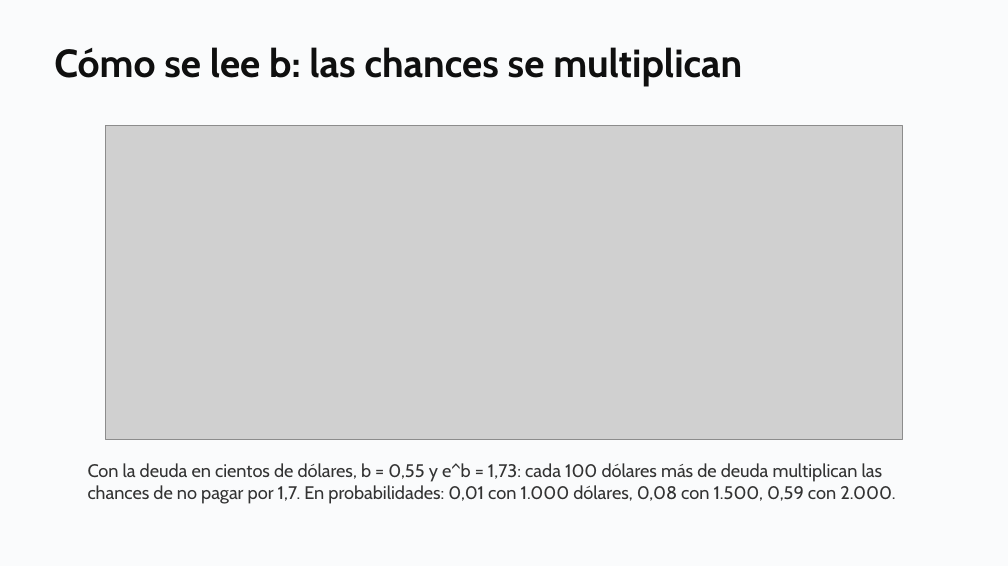
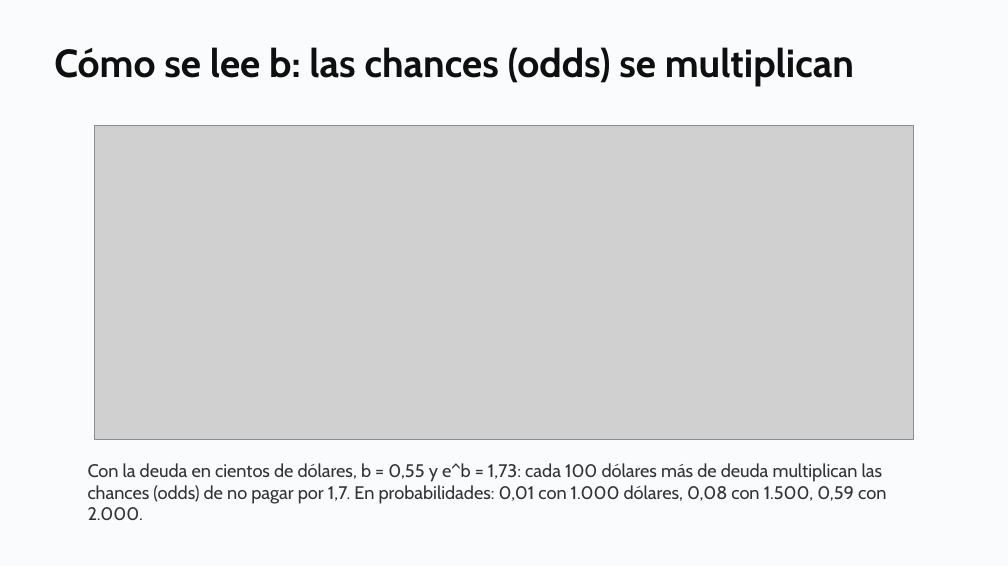
Before and after one commit to daniopitz/diplomado-cdd, a slide deck: slide 18 of presentaciones/clase06_regresion_logistica.pptx. Drawn at 1008x566 pixels with LibreOffice and Linux fonts; fonts in the diff are those of the drawing; grey boxes stand for pictures. Boxes give left, top, right and bottom in pixels: in the first picture for what was removed or moved away, otherwise in the second. Text is boxed around its words. In the diff, an @@ line names an element or a change of style, - is before the commit and + after.

```diff
--- a/presentaciones/clase06_regresion_logistica.pptx
+++ b/presentaciones/clase06_regresion_logistica.pptx
@@ text at (54,47,854,87): text changed @@
-Cómo se lee b: las chances se multiplican
+Cómo se lee b: las chances (odds) se multiplican
@@ picture: place and size @@
-picture at (106,126,903,439)
+picture at (95,126,913,439)
@@ text at (88,463,886,520): text changed @@
-Con la deuda en cientos de dólares, b = 0,55 y e^b = 1,73: cada 100 dólares más de deuda multiplican las chances de no pagar por 1,7. En probabilidades: 0,01 con 1.000 dólares, 0,08 con 1.500, 0,59 con 2.000.
+Con la deuda en cientos de dólares, b = 0,55 y e^b = 1,73: cada 100 dólares más de deuda multiplican las chances (odds) de no pagar por 1,7. En probabilidades: 0,01 con 1.000 dólares, 0,08 con 1.500, 0,59 con 2.000.
```
Also in this commit, not shown: 4 other slides changed, 4 other files.
